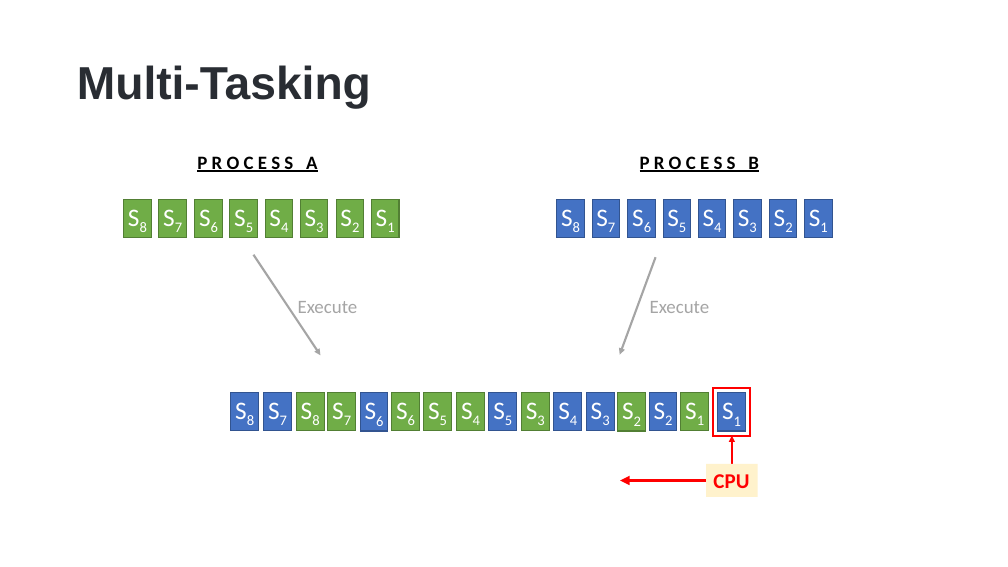
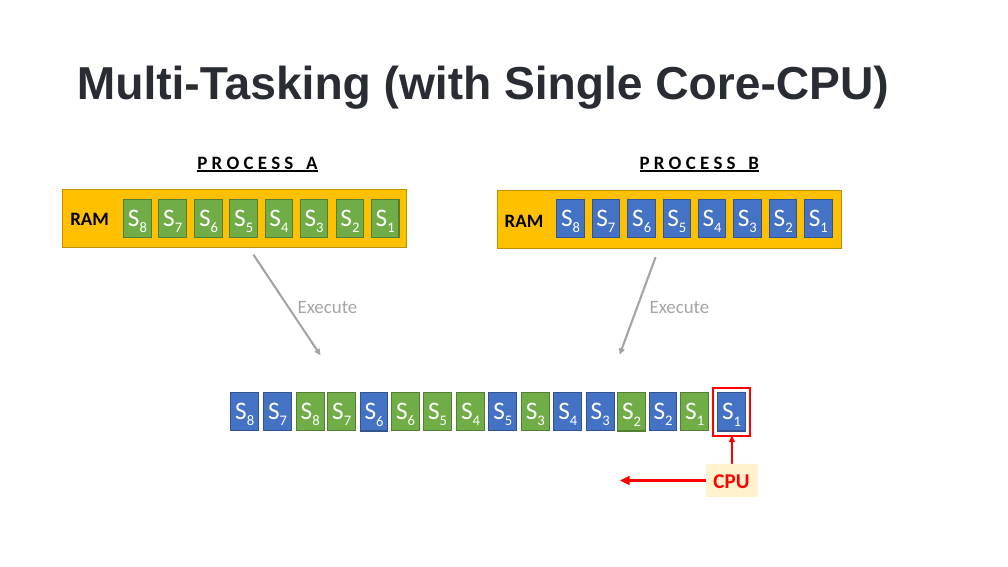
Before and after one commit to hikalkan/presentations, a slide deck: slide 6 of 2023-06-01 Dealing with Concurrency - Multi-Threading in Dotnet/Dotnet-Multi-Threading.pptx. Drawn at 1008x567 pixels with LibreOffice and Linux fonts; fonts in the diff are those of the drawing; background and template pictures are left out. Boxes give left, top, right and bottom in pixels: in the first picture for what was removed or moved away, otherwise in the second. Text is boxed around its words. In the diff, an @@ line names an element or a change of style, - is before the commit and + after.

Commit message:
Update multithreading presentation

```diff
--- a/2023-06-01 Dealing with Concurrency - Multi-Threading in Dotnet/Dotnet-Multi-Threading.pptx
+++ b/2023-06-01 Dealing with Concurrency - Multi-Threading in Dotnet/Dotnet-Multi-Threading.pptx
@@ title at [77, 65, 888, 109]: text changed @@
-Multi-Tasking
+Multi-Tasking (with Single Core-CPU)
@@ rectangle added at [63, 189, 407, 247], fill #FFC000, outline #BD8E00 1 pt, 18 pt, text #000000, bold @@
+RAM
@@ rectangle added at [498, 191, 842, 249], fill #FFC000, outline #BD8E00 1 pt, 18 pt, text #000000, bold @@
+RAM
```
Also in this commit, not shown: 5 other slides changed, 1 other file.
